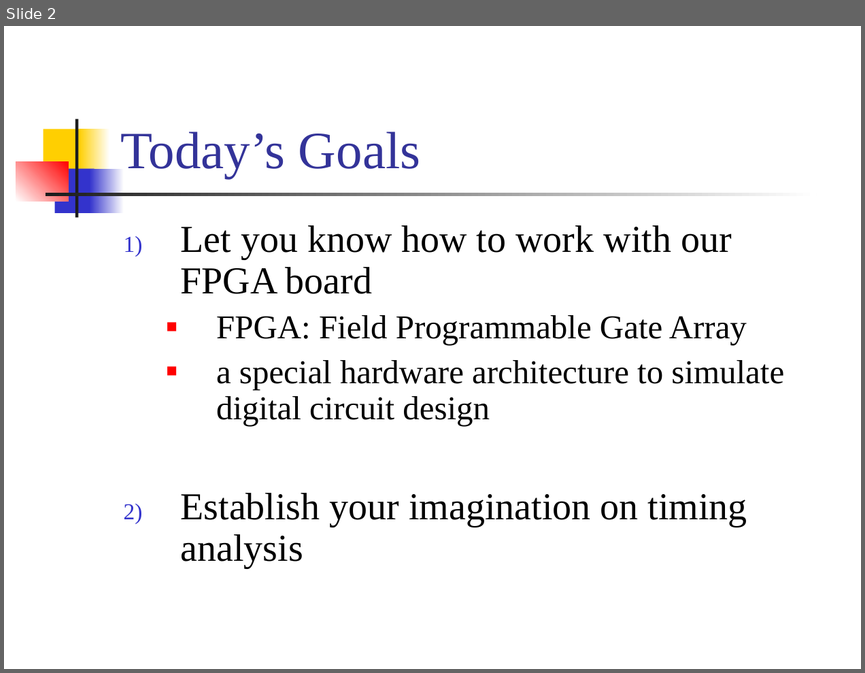
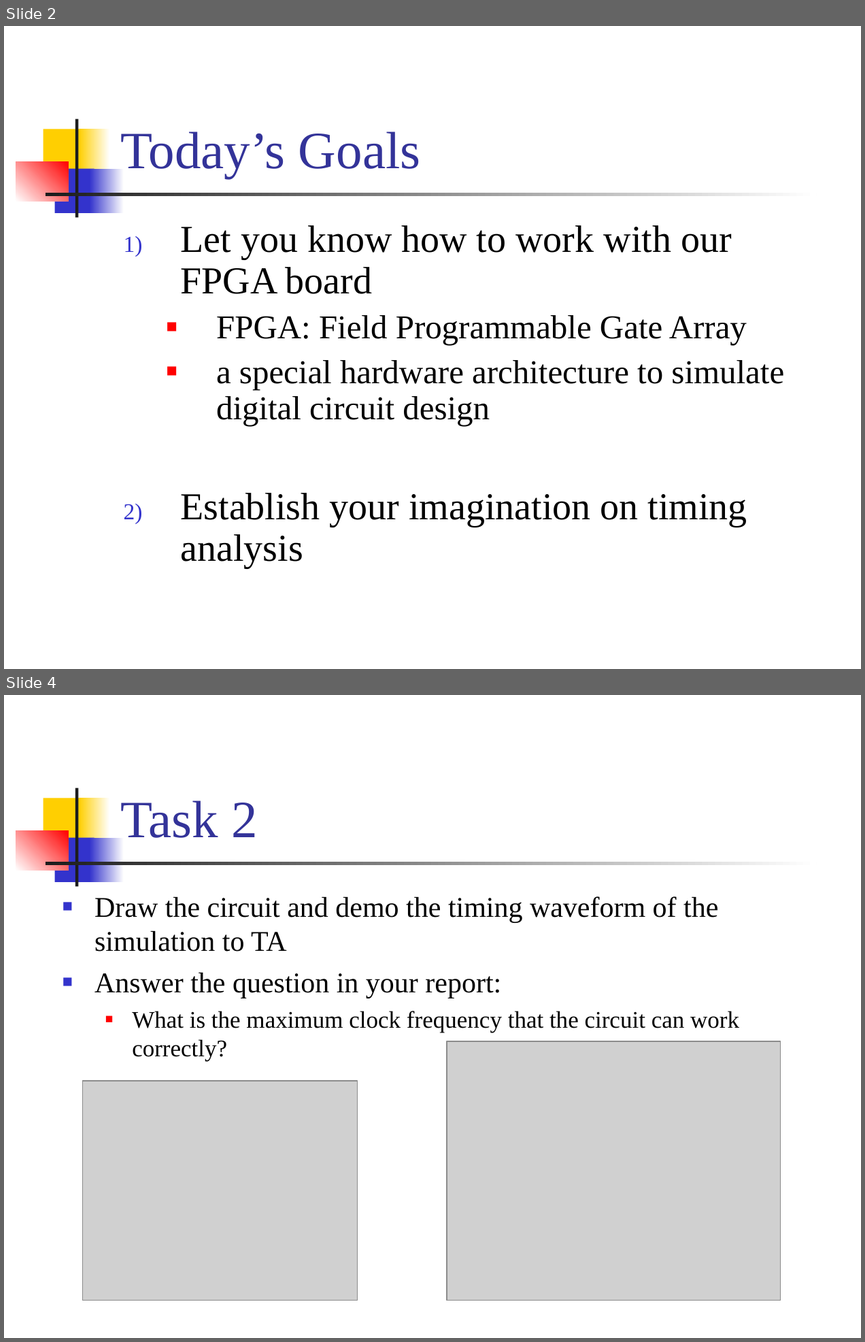
Before and after one commit to CGUSystemCourses/ComputerOrg-2015, a slide deck: Lectures/lec01-seq_circuit/lab01-use_fpga.ppt. Shown one above the other, each under a label of ours: slide 2 before the commit, slides 2 and 4 after it; the slides between them are not shown. The pictures are 865x673 and 865x1342 pixels, drawn with LibreOffice and Linux fonts; fonts in the diff are those of the drawing; grey boxes stand for pictures. Boxes give left, top, right and bottom in pixels: in the first picture for what was removed or moved away, otherwise in the second. Text is boxed around its words. In the diff, an @@ line names an element or a change of style, - is before the commit and + after.

```diff
--- a/Lectures/lec01-seq_circuit/lab01-use_fpga.ppt
+++ b/Lectures/lec01-seq_circuit/lab01-use_fpga.ppt
@@ slide 4 added at bbox=[4, 695, 861, 1338], background #FFFFFF; not listed: 7 template elements that a slide beside it also shows @@
@@ title added at bbox=[120, 800, 258, 838], 44 pt, text #333399 @@
+Task 2
@@ text added at bbox=[94, 896, 739, 1061], 24 pt, text #000000 @@
+■ Draw the circuit and demo the timing waveform of the simulation to TA
+■ Answer the question in your report:
+  ■ What is the maximum clock frequency that the circuit can work correctly?
@@ picture added at bbox=[447, 1041, 781, 1300] @@
@@ picture added at bbox=[83, 1081, 358, 1300] @@
```
Also in this commit, not shown: 1 slide changed, 1 other file.
